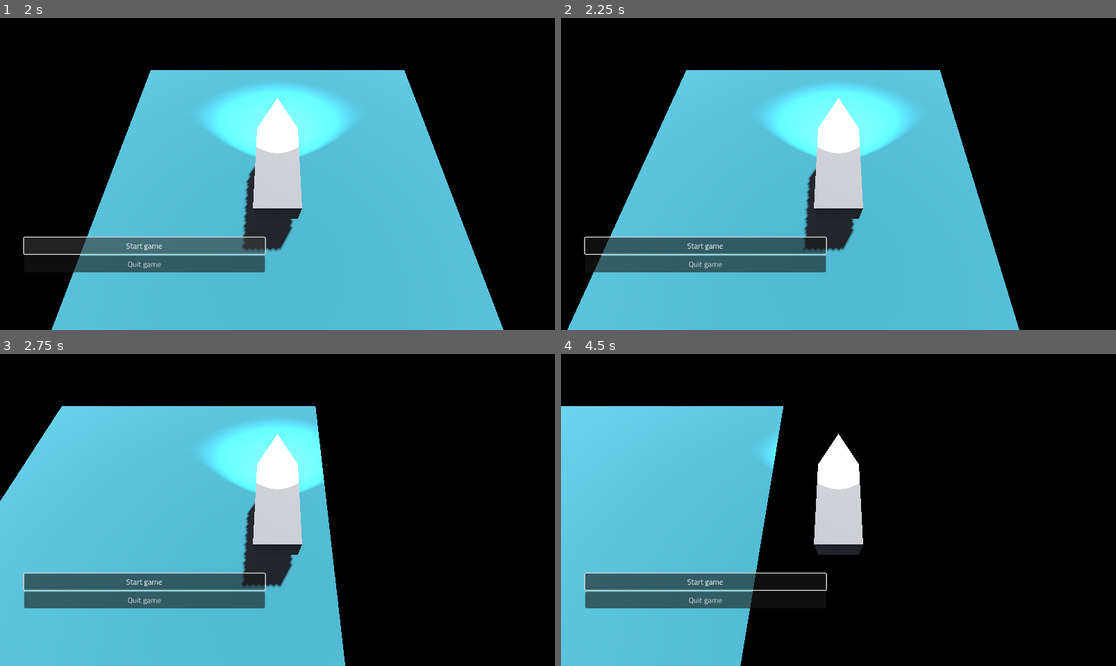
Above: before the commit, frames 1-4 (two rows, left to right).
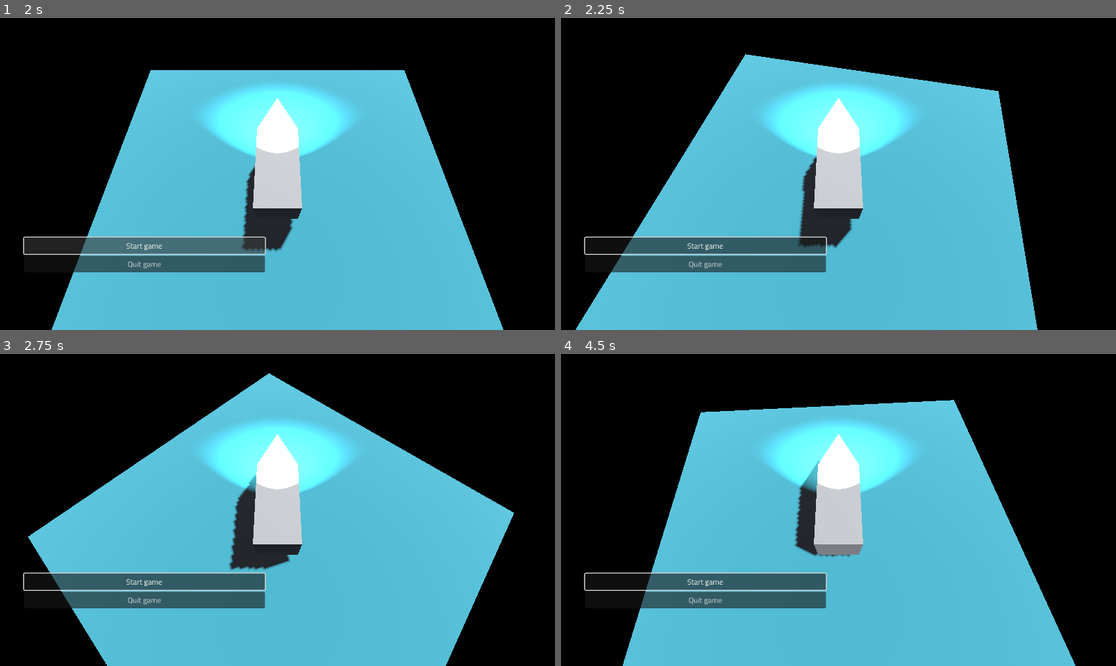
Above: after the commit, the same moments.

Repository: qkas/FGJ2025
Game: Godot game, scene res://scenes/sea/game.tscn
Two runs of this game, one before a commit and one after it. Both use one fixed random seed, a clock stepped at 60 frames per second and the inputs below.
Inputs (mouse positions are in pixels of both pictures, inside the frame that each line leads up to):
- Up to frame 1 (2 s): click "Start game" at 0.5 s; click "Start game" at 1.25 s
- Up to frame 2 (2.25 s): tap Enter at 2 s; move the mouse to (960, 158) at 2.02 s; hold D (right) from 2.03 s (still down); hold C from 2.03 s (still down); click (960, 158) at 2.17 s
- Up to frame 3 (2.75 s): keep holding D (right); keep holding C
- Up to frame 4 (4.5 s): release D (right) at 2.75 s; release C at 2.75 s; drag from (727, 525) to (810, 572) at 2.77 s; tap Space at 3.5 s; move the mouse to (894, 441) at 3.52 s; hold D (right) 3.53-4.25 s; hold C 3.53-4.25 s; drag from (810, 572) to (672, 463) at 4.27 s

Frame 1 is identical in both runs. In frame 2, 11% of the frame differs, in the area x 1-86%, y 11-100%; in frame 3, 34%; in frame 4, 51%, in the area x 0-93%, y 14-100%.
Error after the commit: Attempt to call function 'play' in base 'null instance' on a null instance. (res://entities/boat/boat.gd:26)

Commit message:
Boat moves like a human now and camera has anim

Diff:
--- a/entities/boat/boat.gd
+++ b/entities/boat/boat.gd
@@ -2,10 +2,12 @@
 
 @onready var camera_holder: Node3D = $CameraHolder
 
-var max_zoom: float = 1
-var min_zoom: float = -1
+const max_zoom: float = 1
+const min_zoom: float = -1
+const drag_force: float = 5
+const SPEED = 5.0
+var zoomed_in : bool = false;
 
-const SPEED = 5.0
 
 func _input(event: InputEvent) -> void:
 	if event.is_pressed():
@@ -15,14 +17,25 @@
 			elif event.button_index == MOUSE_BUTTON_WHEEL_DOWN  && camera_holder.position.y > min_zoom:
 				camera_holder.position.y -= 0.1
 
+	if Input.is_key_pressed(KEY_C):
+		#plays this in reverse
+		if zoomed_in:
+			$CameraHolder/AnimationPlayer.play("zoom_in",-1,-1, true)
+			zoomed_in = false
+		else:
+			$CameraHolder/AnimationPlayer.play("zoom_in")
+			zoomed_in = true
+
 func _physics_process(delta: float) -> void:
 	var input_dir := Input.get_vector("left", "right", "up", "down")
-	var direction := (transform.basis * Vector3(input_dir.x, 0, input_dir.y)).normalized()
+	var direction := (transform.basis * Vector3(0, 0, input_dir.y)).normalized()
+	rotate_y(deg_to_rad(input_dir.x))
+
 	if direction:
 		velocity.x = direction.x * SPEED
 		velocity.z = direction.z * SPEED
 	else:
-		velocity.x = move_toward(velocity.x, 0, SPEED)
-		velocity.z = move_toward(velocity.z, 0, SPEED)
+		velocity.x = move_toward(velocity.x, 0, SPEED*0.01)
+		velocity.z = move_toward(velocity.z, 0, SPEED*0.01)
 
 	move_and_slide()
